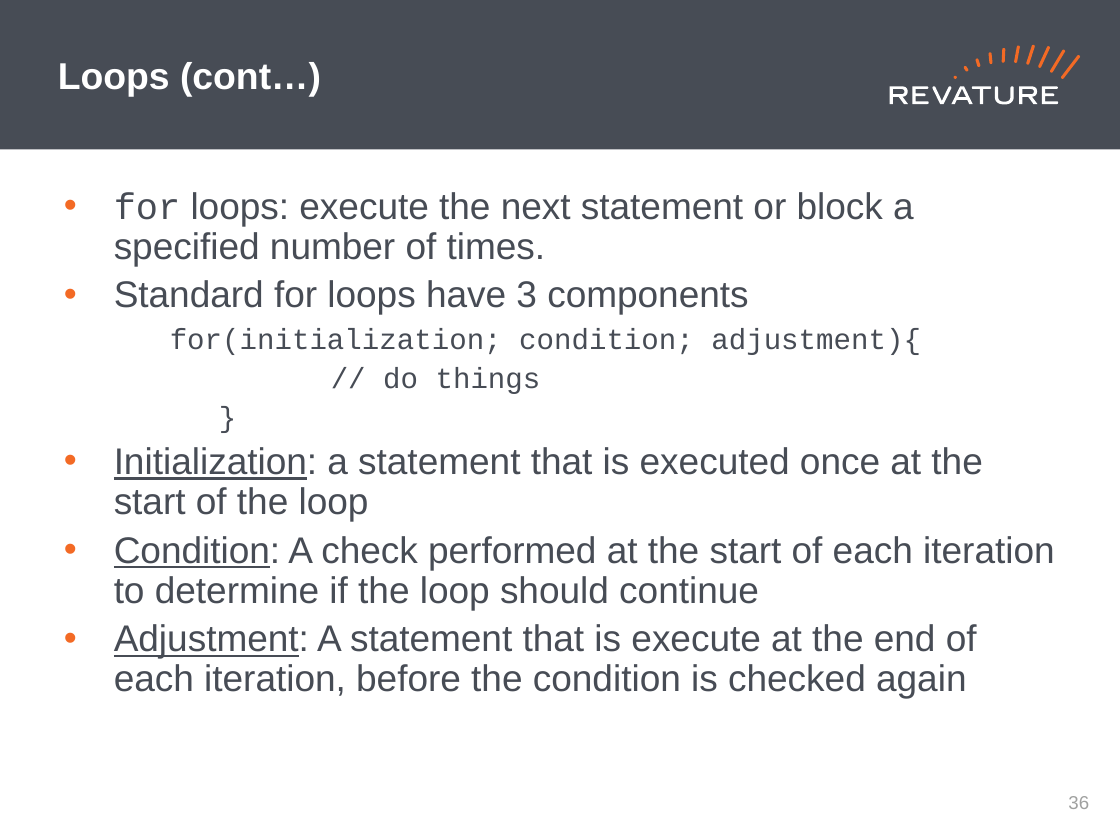
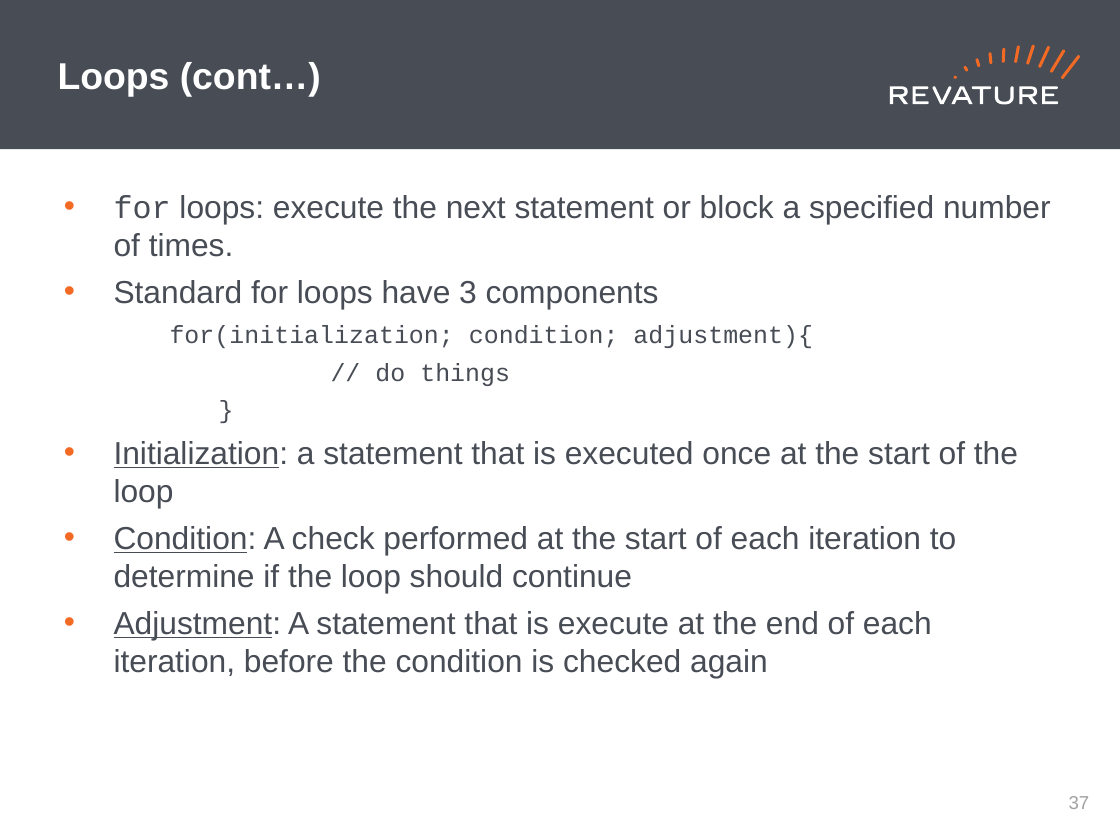
Before and after one commit to jhigherevature/ROCP-210412, a slide deck: slide 37 of powerpoints/Roc_Day02 - Operators_Methods_Arrays_FlowControl.pptx. Drawn at 1120x840 pixels with LibreOffice and Linux fonts; fonts in the diff are those of the drawing. Boxes give left, top, right and bottom in pixels: in the first picture for what was removed or moved away, otherwise in the second. Text is boxed around its words. In the diff, an @@ line names an element or a change of style, - is before the commit and + after.

```diff
--- a/powerpoints/Roc_Day02 - Operators_Methods_Arrays_FlowControl.pptx
+++ b/powerpoints/Roc_Day02 - Operators_Methods_Arrays_FlowControl.pptx
@@ text "for loops: execute the next ..." at [114,195,1051,678]: size 23.8 to 20.4 pt in "for loops: execute the next statement or ...", "Standard for loops have 3 components", "Initialization: a statement that is executed once ...", "Condition: A check performed at the start ..." and 1 more places; size 18.7 to 16.1 pt in "for(initialization; condition; adjustment){", "// do things", "}"; line spacing 0.9 to 1; list level 2 to 1 in "// do things"; list level 2 to 1 in "}" @@
@@ page number at [1069,796,1090,809]: text changed @@
-36
+37
```
Also in this commit, not shown: 40 other slides changed, 11 other files.
